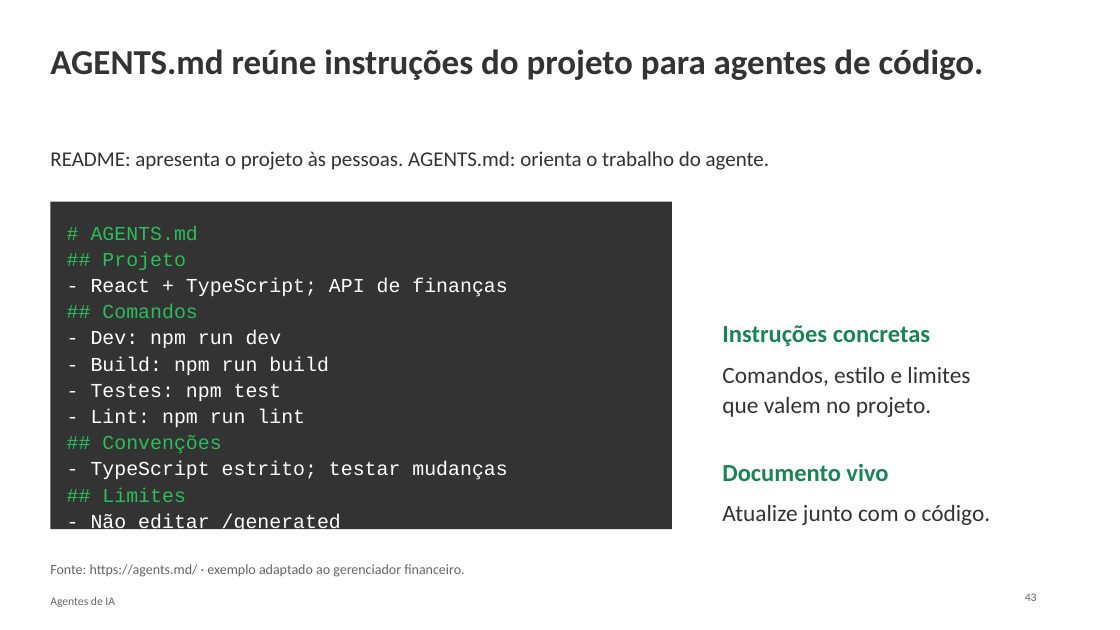
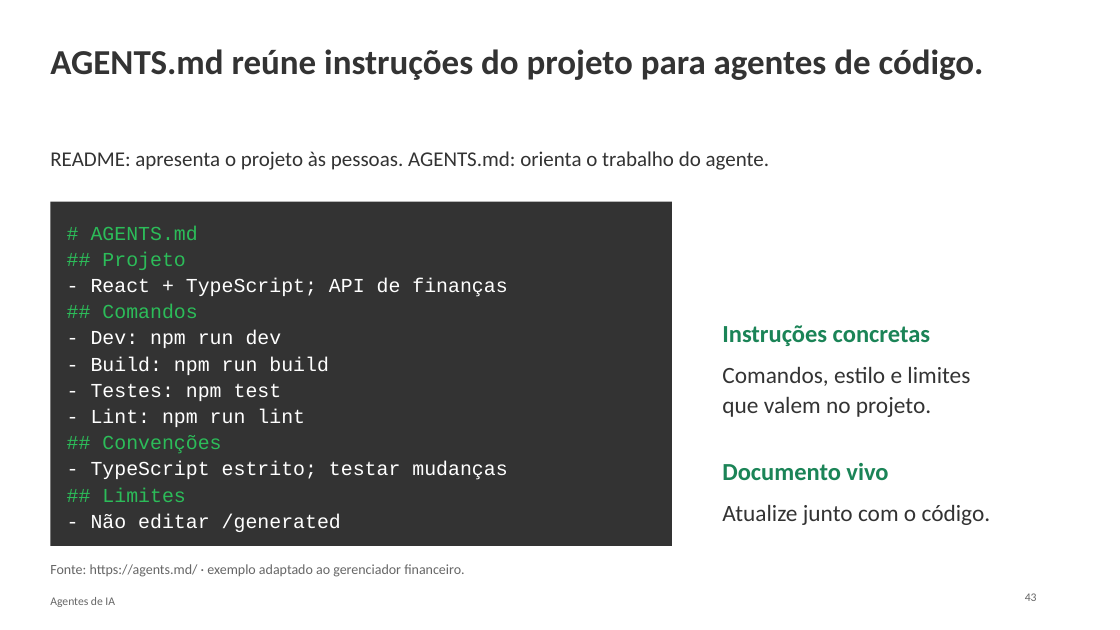
Before and after one commit to thiagoosiqueiraa/univas-minicurso-ia, a slide deck: slide 43 of apresentacao.pptx. Drawn at 1120x630 pixels with LibreOffice and Linux fonts; fonts in the diff are those of the drawing; background and template pictures are left out. Boxes give left, top, right and bottom in pixels: in the first picture for what was removed or moved away, otherwise in the second. Text is boxed around its words. In the diff, an @@ line names an element or a change of style, - is before the commit and + after.

```diff
--- a/apresentacao.pptx
+++ b/apresentacao.pptx
@@ rectangle "# AGENTS.md": place and size @@
-rectangle "# AGENTS.md" at box(50, 202, 672, 529)
+rectangle "# AGENTS.md" at box(50, 202, 672, 546)
```
Also in this commit, not shown: 1 other slide changed.
